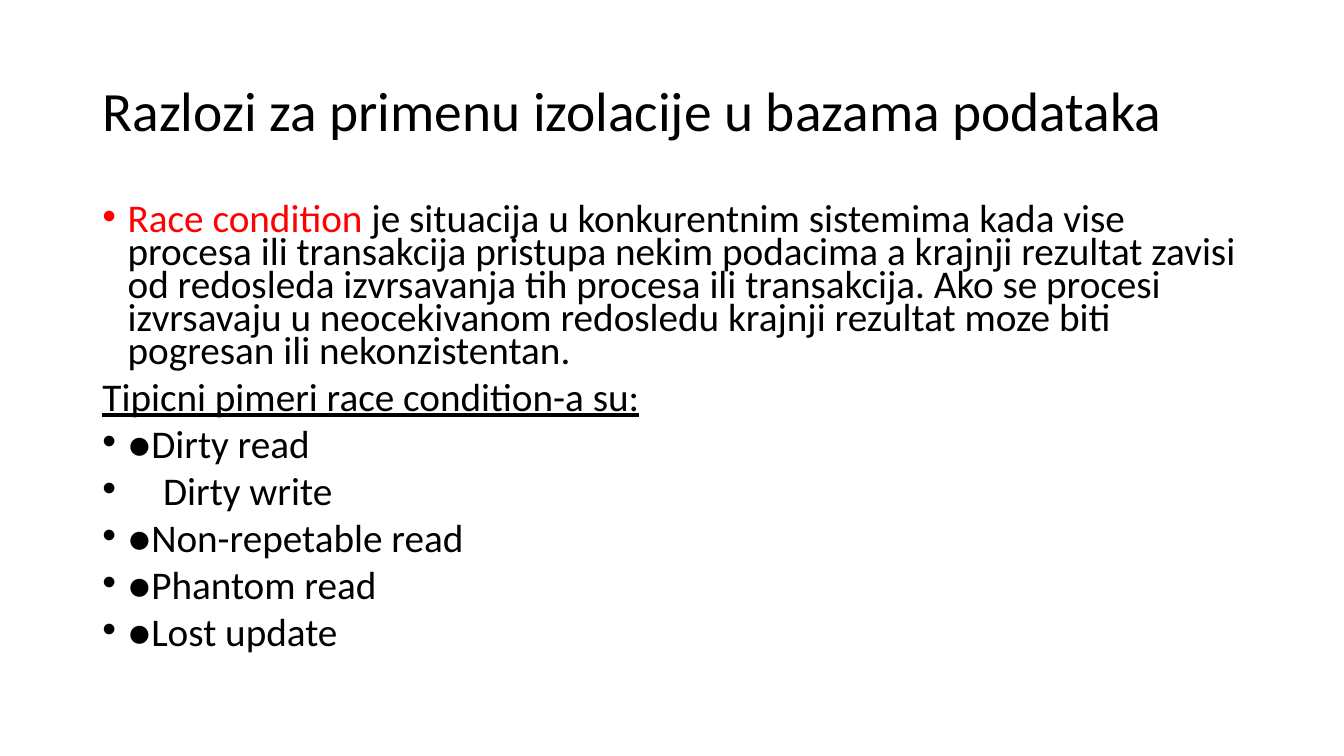
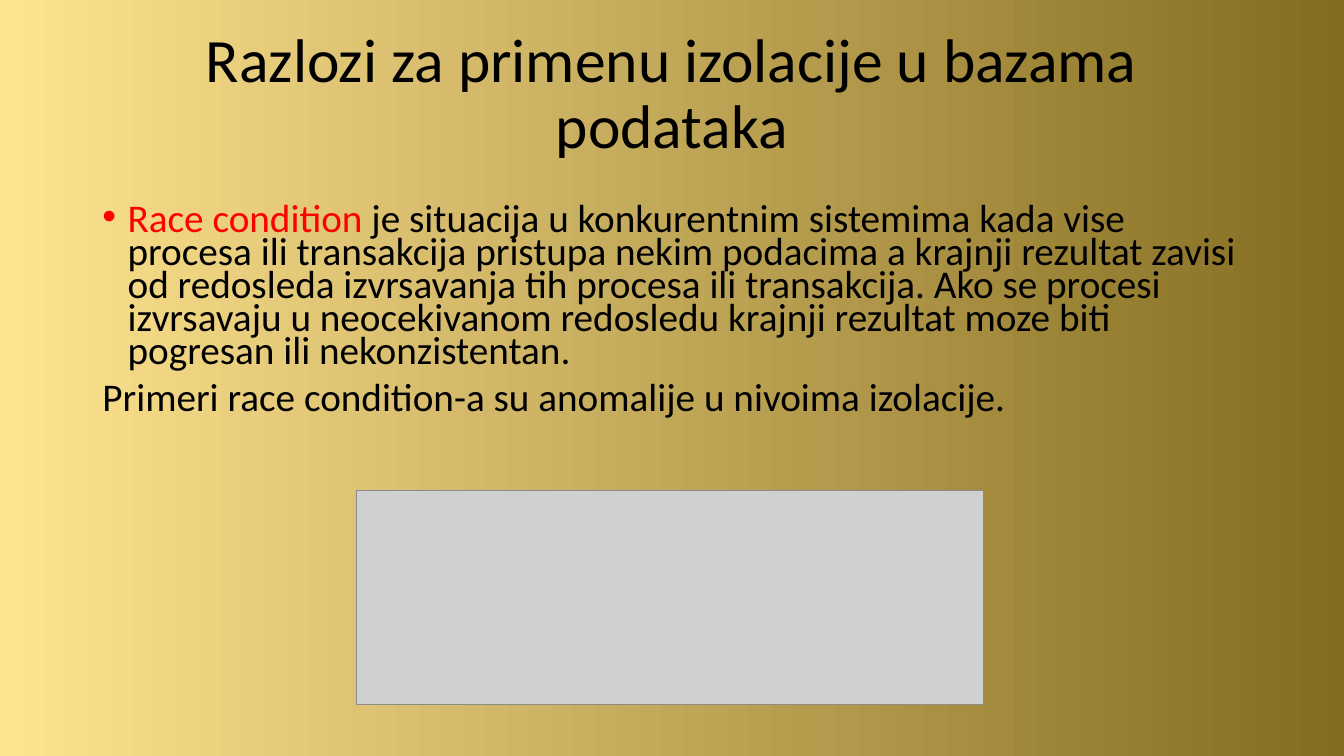
Before and after one commit to zvasiccc/Sistemi-za-upravljanje-bazama-podataka-seminarski-2, a slide deck: slide 4 of Izolacija i konkurentni pristup kod PostgreSQL baze podataka.pptx. Drawn at 1344x756 pixels with LibreOffice and Linux fonts; fonts in the diff are those of the drawing; grey boxes stand for pictures. Boxes give left, top, right and bottom in pixels: in the first picture for what was removed or moved away, otherwise in the second. Text is boxed around its words. In the diff, an @@ line names an element or a change of style, - is before the commit and + after.

```diff
--- a/Izolacija i konkurentni pristup kod PostgreSQL baze podataka.pptx
+++ b/Izolacija i konkurentni pristup kod PostgreSQL baze podataka.pptx
@@ background #FFFFFF to gradient #FEE390 to #846C21 @@
@@ title "Razlozi za primenu izolacije u ...": place and size @@
-title "Razlozi za primenu izolacije u ..." at (102, 92, 1161, 141)
+title "Razlozi za primenu izolacije u ..." at (206, 39, 1136, 158)
@@ title "Razlozi za primenu izolacije u ..." at (206, 39, 1136, 158): size 39.6 to 44 pt; alignment left to centre @@
@@ text at (102, 383, 1005, 418): text changed @@
-Tipicni pimeri race condition-a su:
-• ●Dirty read
-• Dirty write
-• ●Non-repetable read
-• ●Phantom read
-• ●Lost update
+Primeri race condition-a su anomalije u nivoima izolacije.
@@ picture added at (356, 491, 983, 705) @@
```
Also in this commit, not shown: 3 other slides changed, 5 slides added, 1 slide removed, 1 other file.
